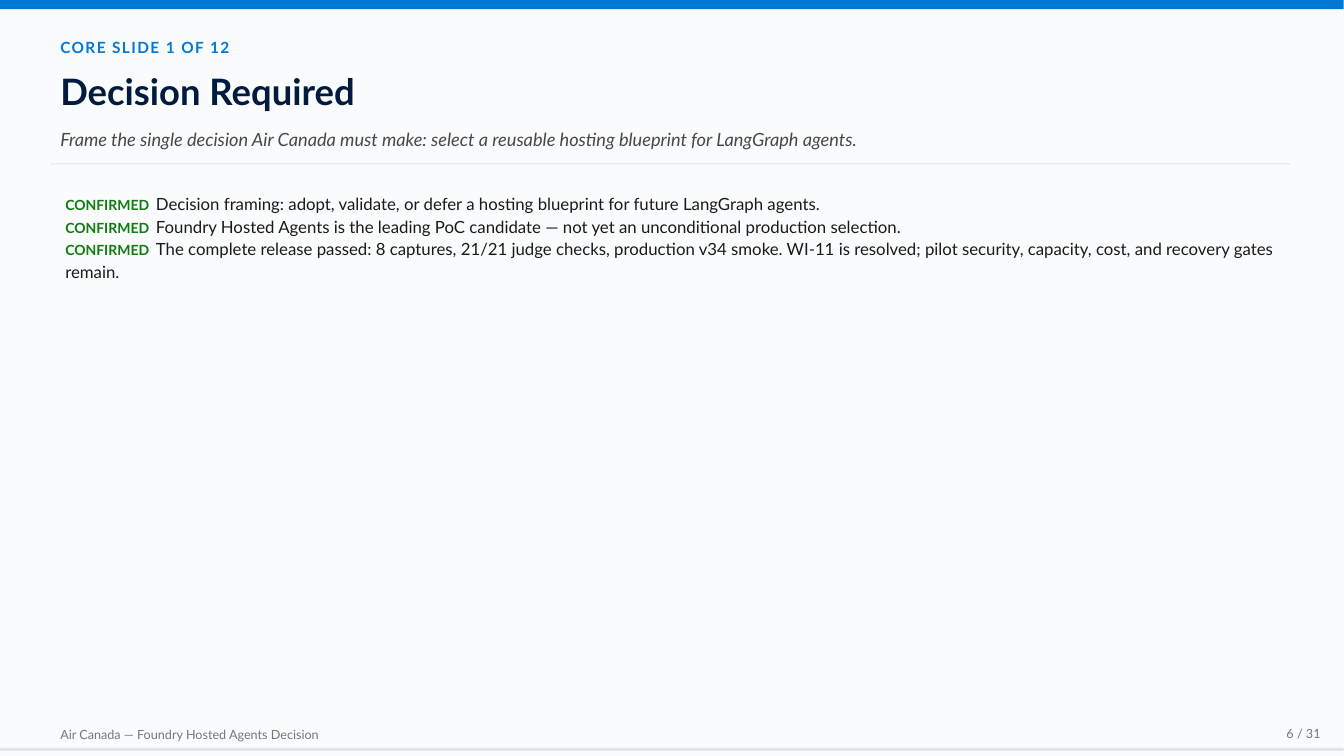
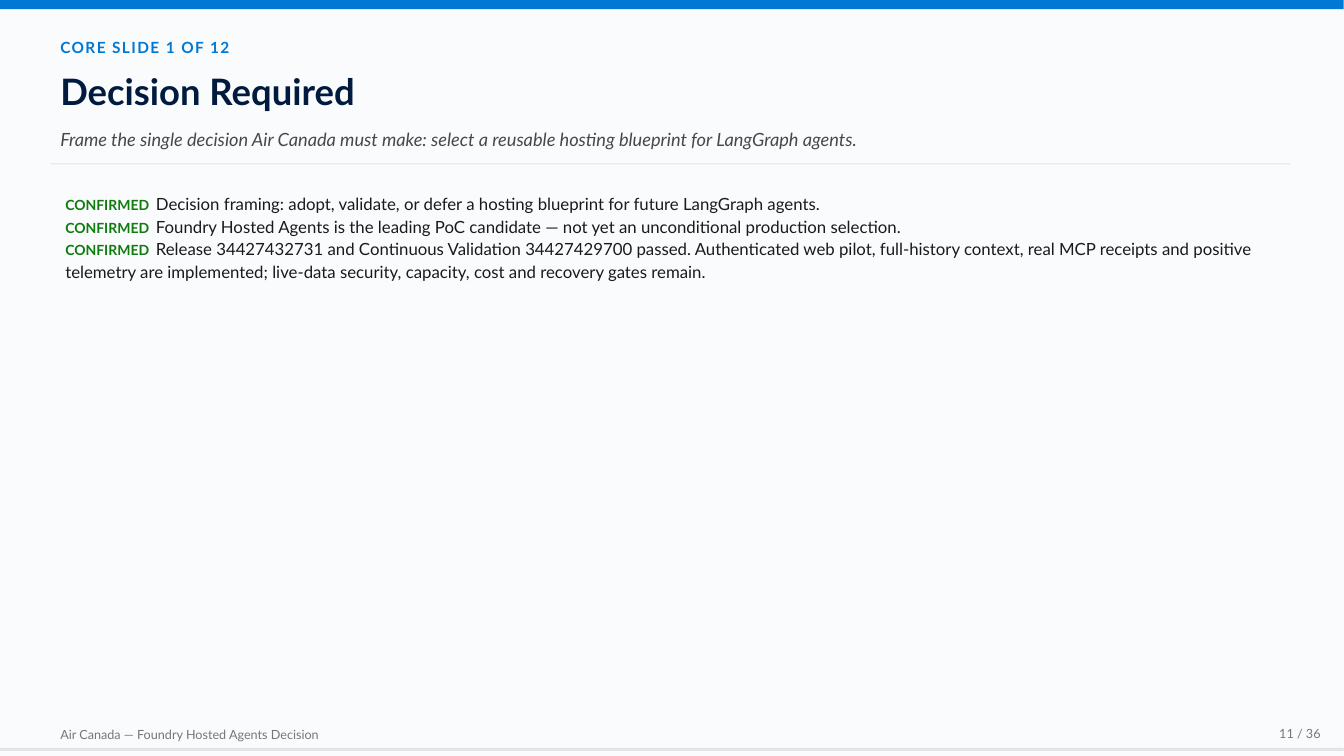
Before and after one commit to devopsabcs-engineering/foundry-hosted-agents, a slide deck: slide 11 of deliverables/air-canada-foundry-hosted-agents-decision.pptx (slide 6 before the commit). Drawn at 1344x756 pixels with LibreOffice and Linux fonts; fonts in the diff are those of the drawing. Boxes give left, top, right and bottom in pixels: in the first picture for what was removed or moved away, otherwise in the second. Text is boxed around its words. In the diff, an @@ line names an element or a change of style, - is before the commit and + after.

```diff
--- a/deliverables/air-canada-foundry-hosted-agents-decision.pptx
+++ b/deliverables/air-canada-foundry-hosted-agents-decision.pptx
@@ text at (x1=65, y1=242, x2=1251, y2=281): text changed @@
-● CONFIRMED The complete release passed: 8 captures, 21/21 judge checks, production v34 smoke. WI-11 is resolved; pilot security, capacity, cost, and recovery gates remain.
+● CONFIRMED Release 34427432731 and Continuous Validation 34427429700 passed. Authenticated web pilot, full-history context, real MCP receipts and positive telemetry are implemented; live-data security, capacity, cost and recovery gates remain.
@@ text at (x1=1279, y1=729, x2=1321, y2=738): text changed @@
-6 / 31
+11 / 36
```
Also in this commit, not shown: 30 other slides changed, 5 slides added, 13 other files.
